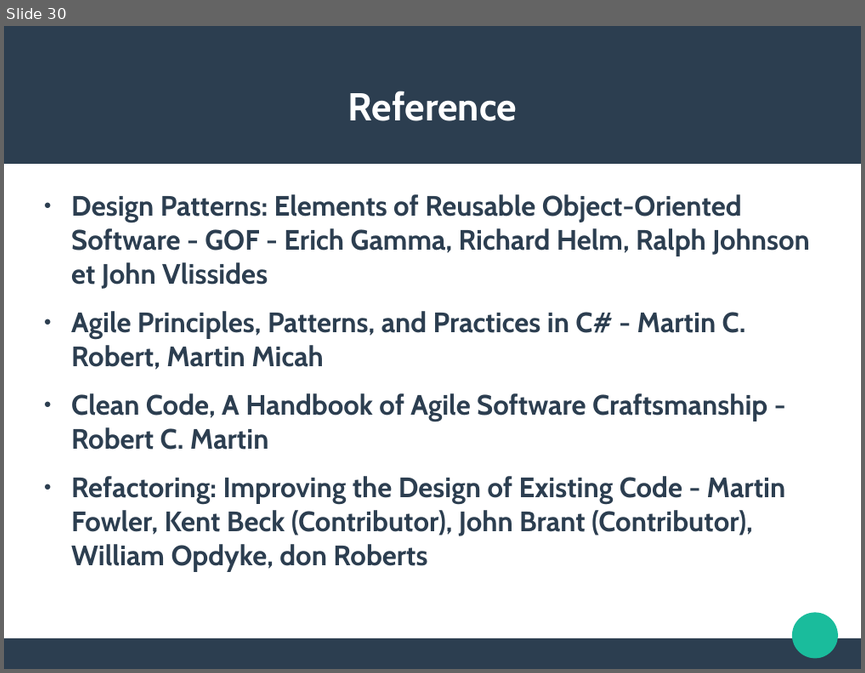
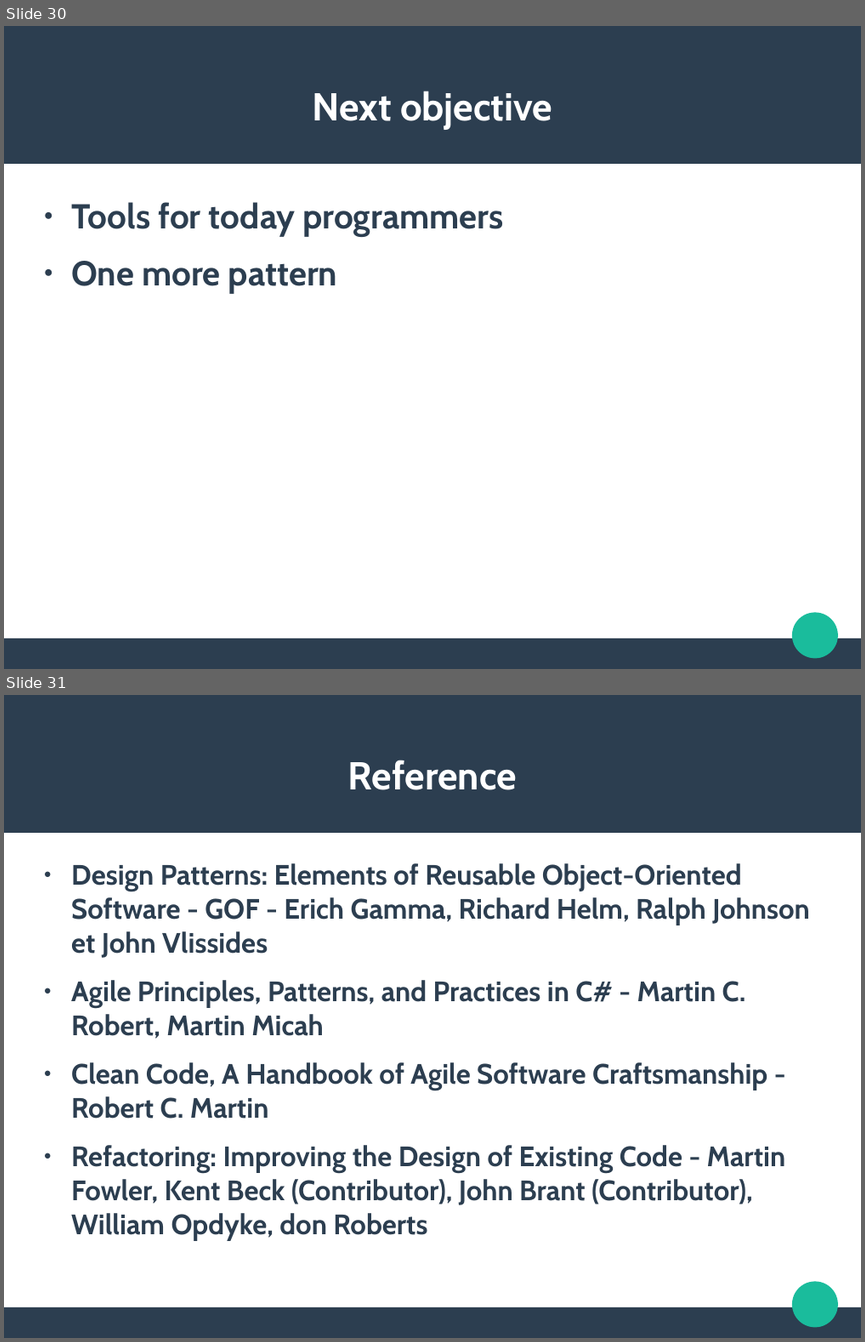
Before and after one commit to jldelarbre/lectureNotes, a slide deck: Slides/lesson5/PatternsAreSolid.odp. Shown one above the other, each under a label of ours: slide 30 before the commit, slides 30 and 31 after it. The pictures are 865x673 and 865x1342 pixels, drawn with LibreOffice and Linux fonts; fonts in the diff are those of the drawing. Boxes give left, top, right and bottom in pixels: in the first picture for what was removed or moved away, otherwise in the second. Text is boxed around its words. In the diff, an @@ line names an element or a change of style, - is before the commit and + after.

Commit message:
Enhance patterns are SOLID. Some (still useful) example discarded, but choice to focus on the main point.

```diff
--- a/Slides/lesson5/PatternsAreSolid.odp
+++ b/Slides/lesson5/PatternsAreSolid.odp
@@ slide 30 added at <box>4,26,861,669</box>, background #FFFFFF; not listed: 3 template elements that a slide beside it also shows @@
@@ title added at <box>313,91,552,130</box>, 36 pt, text #FFFFFF, bold @@
+Next objective
@@ text added at <box>71,202,503,293</box>, 32 pt, text #2C3E50, bold @@
+● Tools for today programmers
+● One more pattern
@@ what was slide 30 is now slide 31 @@
```
Also in this commit, not shown: 3 slides changed, 2 other slides added, 2 slides removed, 18 other files.
